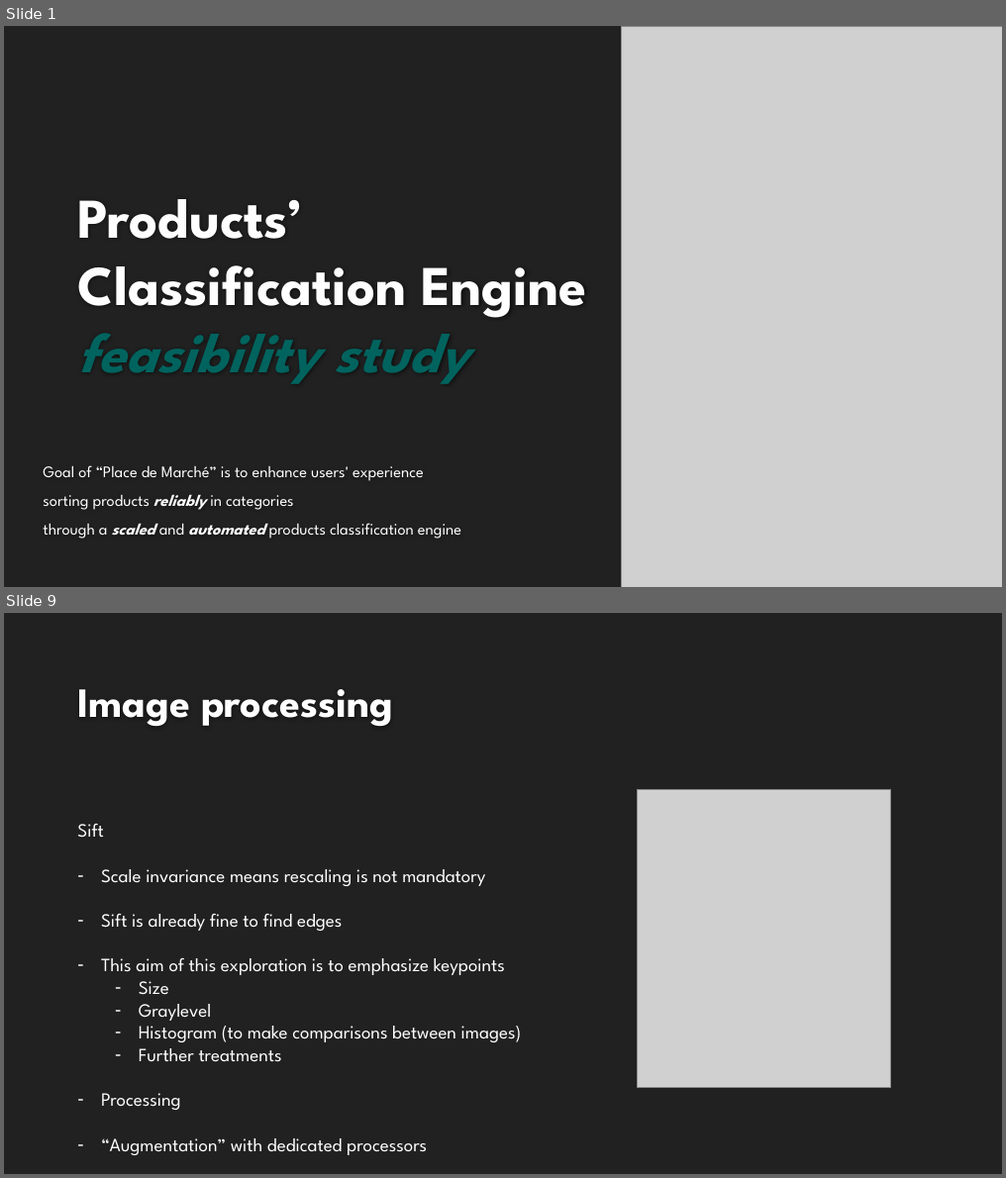
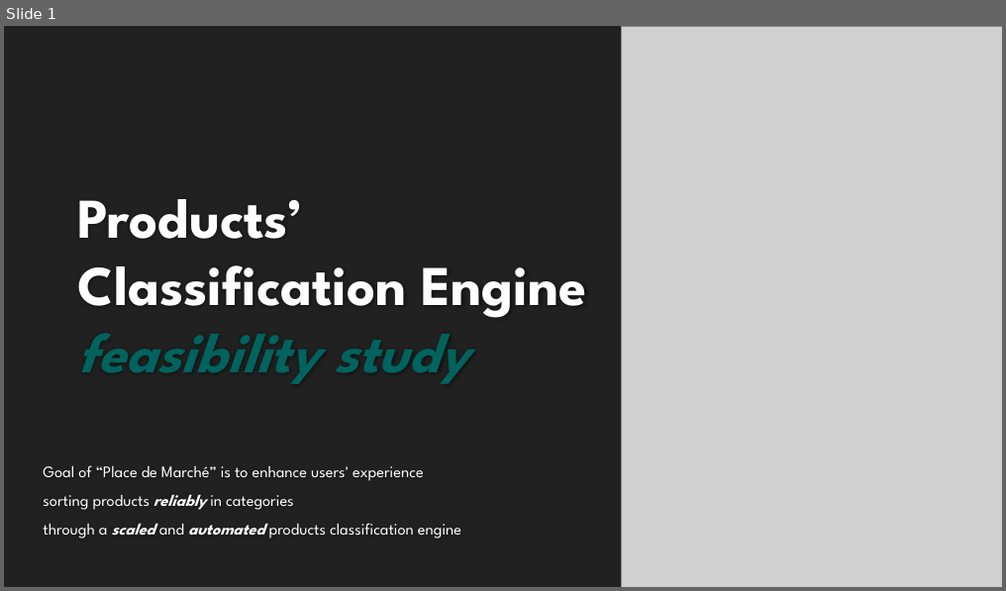
Before and after one commit to EtienneLardeur/P6_ClassificationEngine, a slide deck: P6_02_Support.pptx. Shown one above the other, each under a label of ours: slides 1 and 9 before the commit, slide 1 after it; the slides between them are not shown. The pictures are 1006x1178 and 1006x591 pixels, drawn with LibreOffice and Linux fonts; fonts in the diff are those of the drawing; grey boxes stand for pictures; background and template pictures are left out. Boxes give left, top, right and bottom in pixels: in the first picture for what was removed or moved away, otherwise in the second. Text is boxed around its words. In the diff, an @@ line names an element or a change of style, - is before the commit and + after.

```diff
--- a/P6_02_Support.pptx
+++ b/P6_02_Support.pptx
@@ slide 9 removed at [4, 613, 1002, 1174], background #212121 @@
@@ title removed at [78, 689, 393, 726] @@
-Image processing
@@ picture removed at [638, 789, 891, 1087] @@
@@ text removed at [77, 824, 522, 1156] @@
-Sift
-– Scale invariance means rescaling is not mandatory
-– Sift is already fine to find edges
-– This aim of this exploration is to emphasize keypoints
-  – Size
-  – Graylevel
-  – Histogram (to make comparisons between images)
-  – Further treatments
-– Processing
-– “Augmentation” with dedicated processors
```
Also in this commit, not shown: 6 slides changed, 8 slides added, 4 other slides removed.
